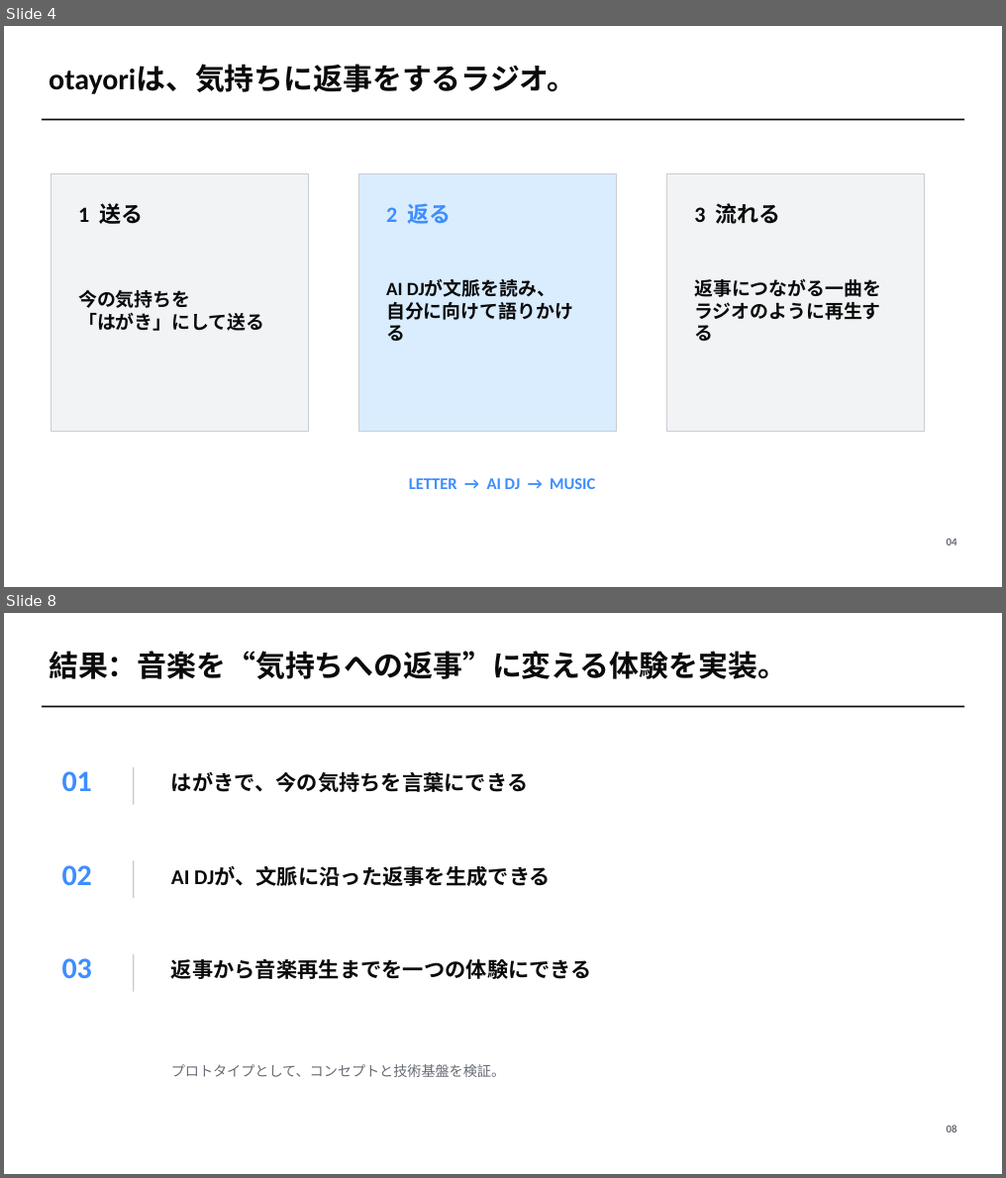
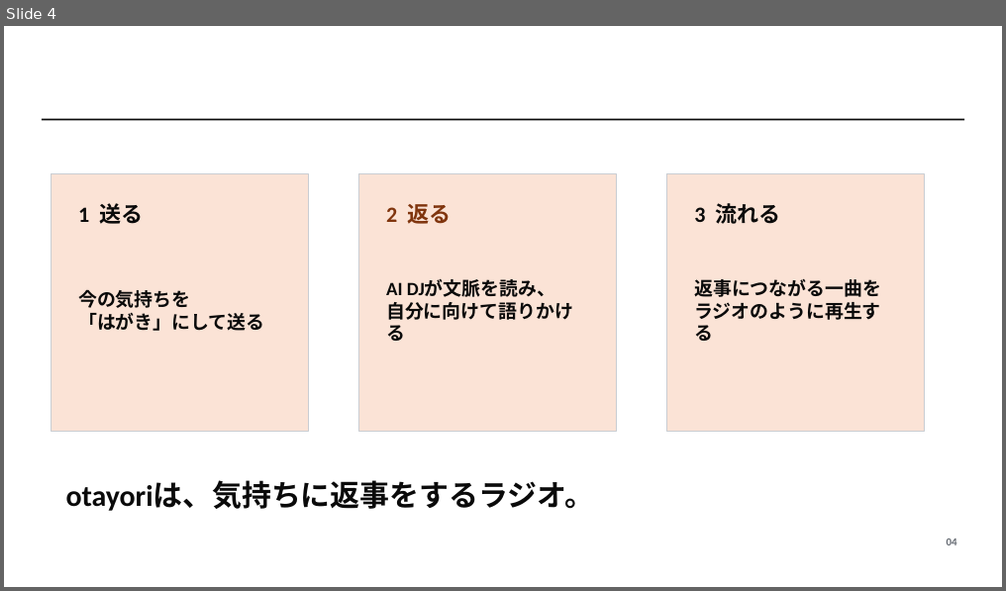
Before and after one commit to kazui-dev/findy-campus-hackathon-02, a slide deck: docs/otayori.pptx. Shown one above the other, each under a label of ours: slides 4 and 8 before the commit, slide 4 after it; the slides between them are not shown. The pictures are 1006x1178 and 1006x591 pixels, drawn with LibreOffice and Linux fonts; fonts in the diff are those of the drawing. Boxes give left, top, right and bottom in pixels: in the first picture for what was removed or moved away, otherwise in the second. Text is boxed around its words. In the diff, an @@ line names an element or a change of style, - is before the commit and + after.

```diff
--- a/docs/otayori.pptx
+++ b/docs/otayori.pptx
@@ slide 8 removed at box(4, 613, 1002, 1174), background #FFFFFF @@
@@ text removed at box(49, 651, 787, 679) @@
-結果：音楽を“気持ちへの返事”に変える体験を実装。
@@ rectangle removed at box(42, 706, 964, 707) @@
@@ text removed at box(62, 771, 92, 791) @@
-01
@@ rectangle removed at box(133, 767, 135, 805) @@
@@ text removed at box(171, 772, 528, 792) @@
-はがきで、今の気持ちを言葉にできる
@@ text removed at box(62, 865, 92, 885) @@
-02
@@ rectangle removed at box(133, 861, 135, 898) @@
@@ text removed at box(171, 866, 550, 886) @@
-AI DJが、文脈に沿った返事を生成できる
@@ text removed at box(62, 959, 92, 978) @@
-03
@@ rectangle removed at box(133, 955, 135, 992) @@
@@ text removed at box(171, 959, 592, 979) @@
-返事から音楽再生までを一つの体験にできる
@@ text removed at box(171, 1064, 505, 1077) @@
-プロトタイプとして、コンセプトと技術基盤を検証。
@@ text removed at box(946, 1125, 957, 1133) @@
-08
@@ slide 4 changed as well @@
@@ rectangle at box(51, 174, 308, 432): fill #F1F3F5 to #FBE3D6 @@
@@ rectangle at box(358, 174, 617, 432): fill #D9EDFF to #FBE3D6 @@
@@ text "2 返る" at box(386, 204, 450, 224): text colour #3D8DFF to #80350E @@
@@ rectangle at box(666, 174, 924, 432): fill #F1F3F5 to #FBE3D6 @@
@@ text "otayoriは、気持ちに返事をするラジオ。": place and size @@
-text "otayoriは、気持ちに返事をするラジオ。" at box(49, 65, 577, 94)
+text "otayoriは、気持ちに返事をするラジオ。" at box(66, 481, 595, 511)
@@ text removed at box(409, 478, 595, 489) @@
-LETTER → AI DJ → MUSIC
```
Also in this commit, not shown: 5 other slides changed, 2 other slides removed.
